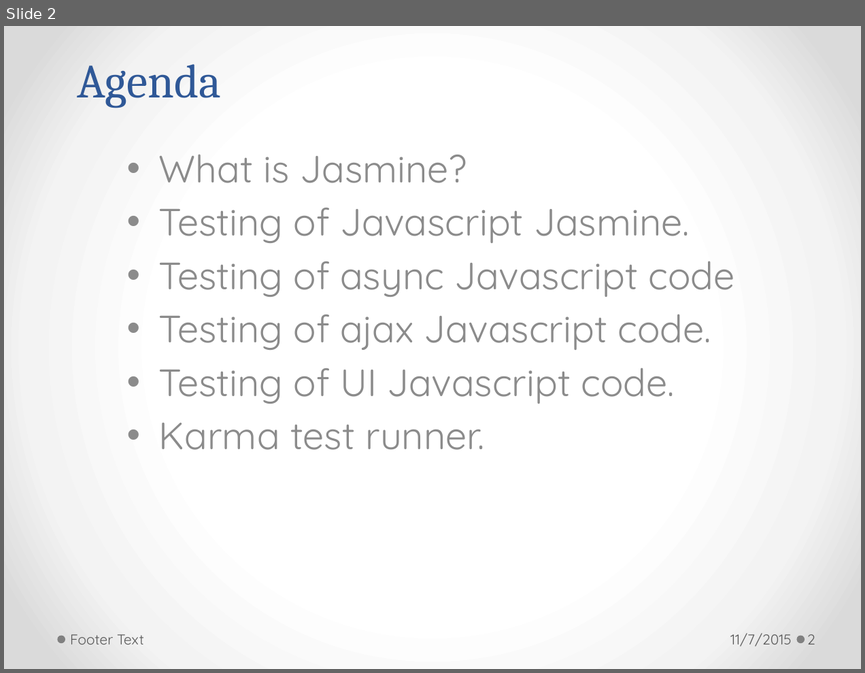
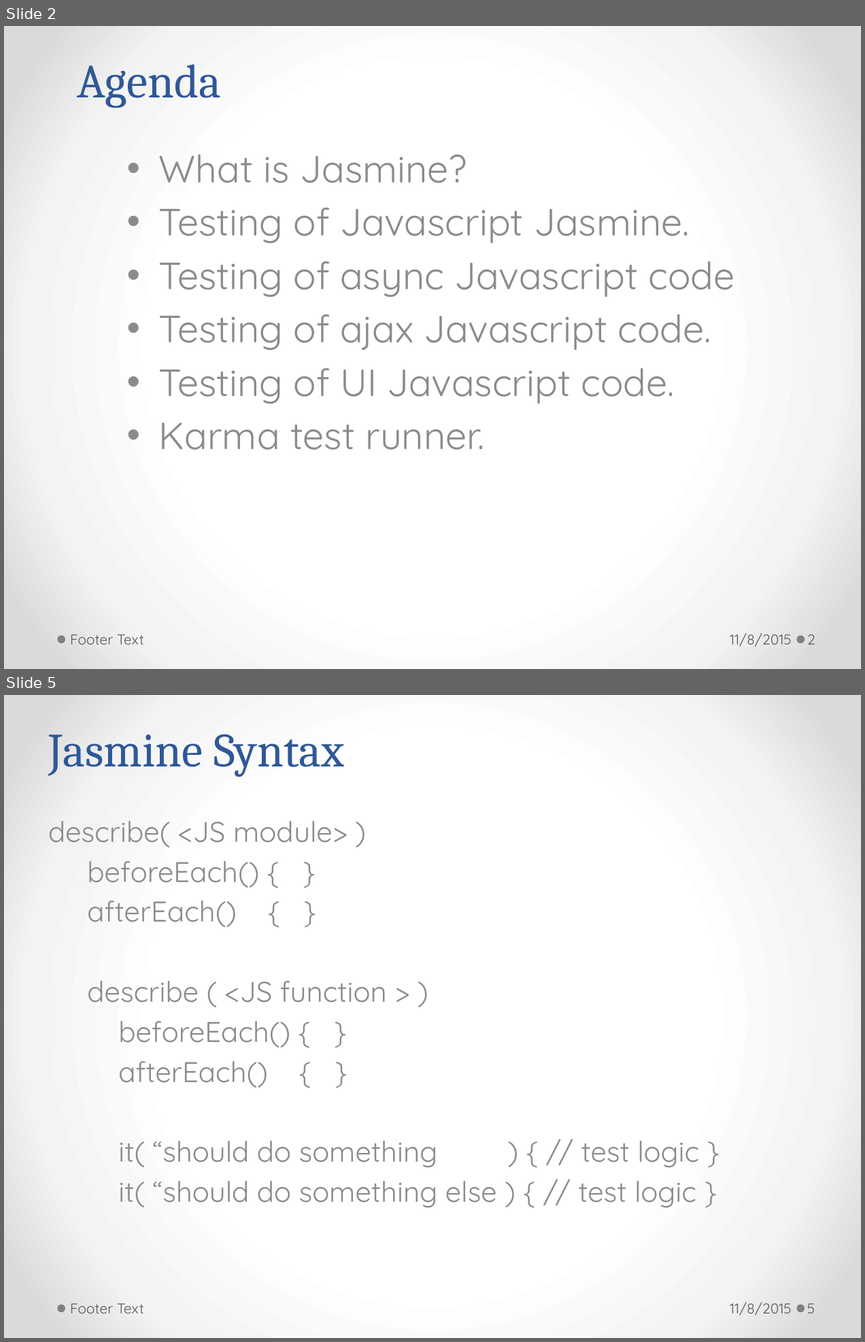
Before and after one commit to h-t-tran/work, a slide deck: brownbag/jamine/tech-presentation-jasmine.pptx. Shown one above the other, each under a label of ours: slide 2 before the commit, slides 2 and 5 after it; the slides between them are not shown. The pictures are 865x673 and 865x1342 pixels, drawn with LibreOffice and Linux fonts; fonts in the diff are those of the drawing. Boxes give left, top, right and bottom in pixels: in the first picture for what was removed or moved away, otherwise in the second. Text is boxed around its words. In the diff, an @@ line names an element or a change of style, - is before the commit and + after.

```diff
--- a/brownbag/jamine/tech-presentation-jasmine.pptx
+++ b/brownbag/jamine/tech-presentation-jasmine.pptx
@@ slide 5 added at <box>4,695,861,1338</box>, background gradient #FFFFFF to #F4F4F4 to #DADADA; not listed: 2 template elements that a slide beside it also shows @@
@@ title added at <box>48,734,344,777</box>, 40 pt, text #2F5897 @@
+Jasmine Syntax
@@ subtitle added at <box>48,821,699,1208</box>, 24 pt, text #8C8C8C @@
+describe( <JS module> )
+beforeEach() { }
+afterEach() { }
+describe ( <JS function > )
+beforeEach() { }
+afterEach() { }
+it( “should do something ) { // test logic }
+it( “should do something else ) { // test logic }
@@ text added at <box>70,1303,144,1313</box>, 12 pt, text #595959 @@
+Footer Text
@@ text added at <box>730,1302,791,1315</box>, 12 pt, text #595959 @@
+11/8/2015
@@ page number added at <box>807,1303,815,1313</box>, 12 pt, text #595959 @@
+5
@@ slide 2 changed as well @@
@@ text at <box>730,633,791,646</box>: text changed @@
-11/7/2015
+11/8/2015
```
Also in this commit, not shown: 12 other slides changed, 4 other slides added, 21 other files.
